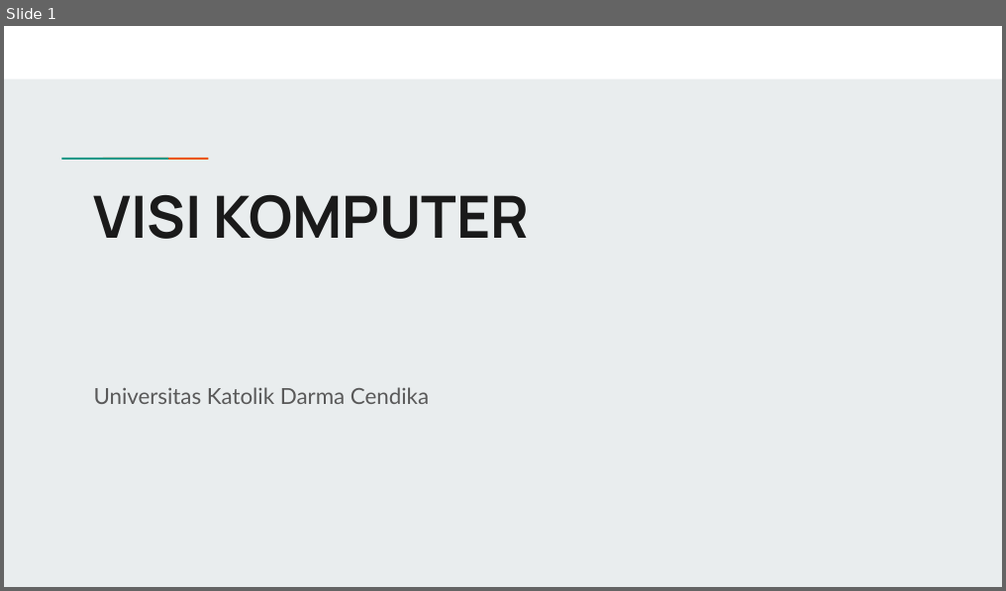
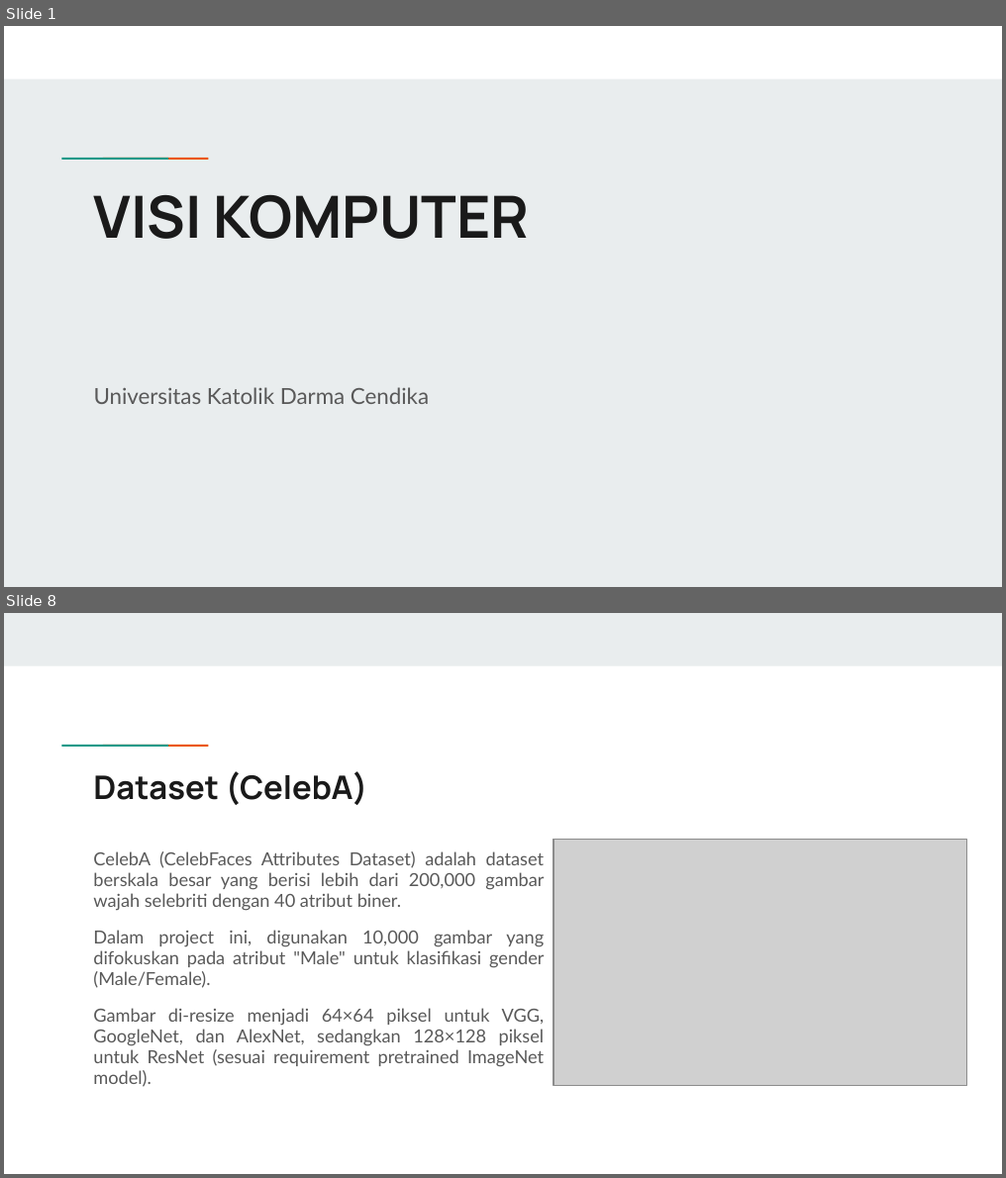
Before and after one commit to RepoGarage/federico-cv2, a slide deck: VISI_KOMPUTER_TRY_ALGORITHM.pptx. Shown one above the other, each under a label of ours: slide 1 before the commit, slides 1 and 8 after it; the slides between them are not shown. The pictures are 1006x591 and 1006x1178 pixels, drawn with LibreOffice and Linux fonts; fonts in the diff are those of the drawing; grey boxes stand for pictures. Boxes give left, top, right and bottom in pixels: in the first picture for what was removed or moved away, otherwise in the second. Text is boxed around its words. In the diff, an @@ line names an element or a change of style, - is before the commit and + after.

```diff
--- a/VISI_KOMPUTER_TRY_ALGORITHM.pptx
+++ b/VISI_KOMPUTER_TRY_ALGORITHM.pptx
@@ slide 8 added at (4, 613, 1002, 1174), background #FFFFFF; not listed: 2 template elements that a slide beside it also shows @@
@@ rectangle added at (4, 613, 1002, 665), fill #E9EDEE @@
@@ title added at (93, 771, 368, 805), 23.4 pt, text #1A1A1A, bold @@
+Dataset (CelebA)
@@ picture added at (553, 840, 967, 1086) @@
@@ text added at (93, 852, 545, 1087), 13 pt, text #595959 @@
+CelebA (CelebFaces Attributes Dataset) adalah dataset berskala besar yang berisi lebih dari 200,000 gambar wajah selebriti dengan 40 atribut biner.
+Dalam project ini, digunakan 10,000 gambar yang difokuskan pada atribut "Male" untuk klasifikasi gender (Male/Female).
+Gambar di-resize menjadi 64×64 piksel untuk VGG, GoogleNet, dan AlexNet, sedangkan 128×128 piksel untuk ResNet (sesuai requirement pretrained ImageNet model).
```
Also in this commit, not shown: 8 slides changed, 30 other slides added, 44 slides removed, 15 other files.
